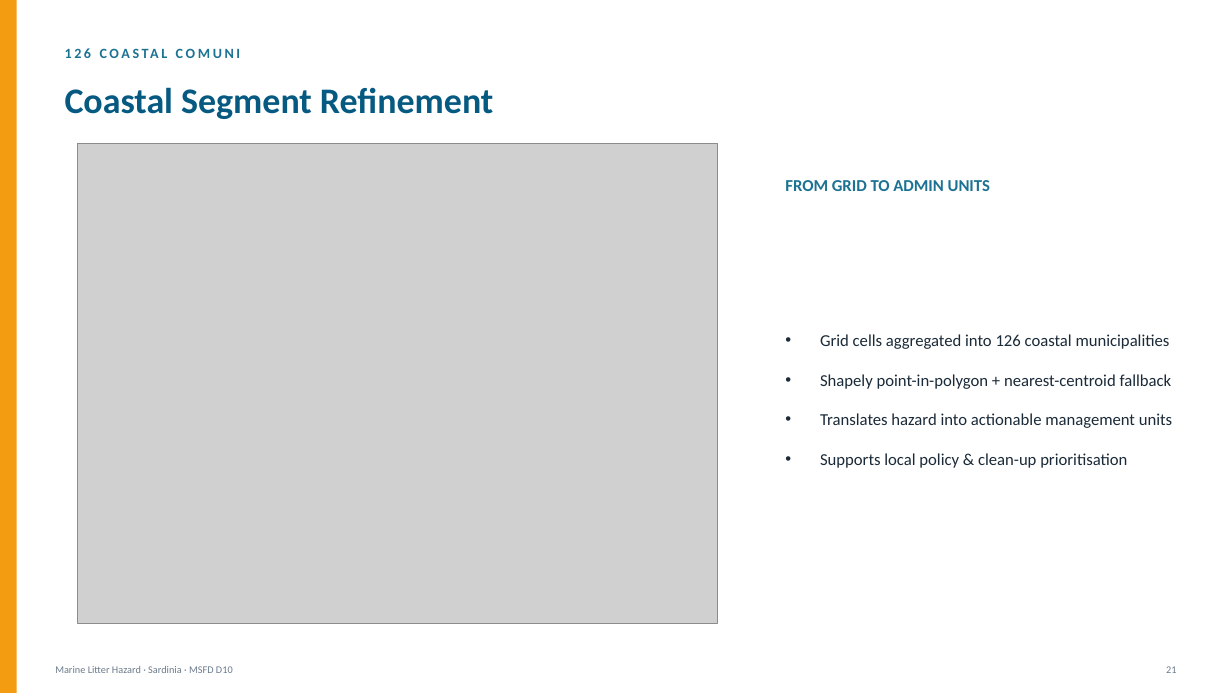
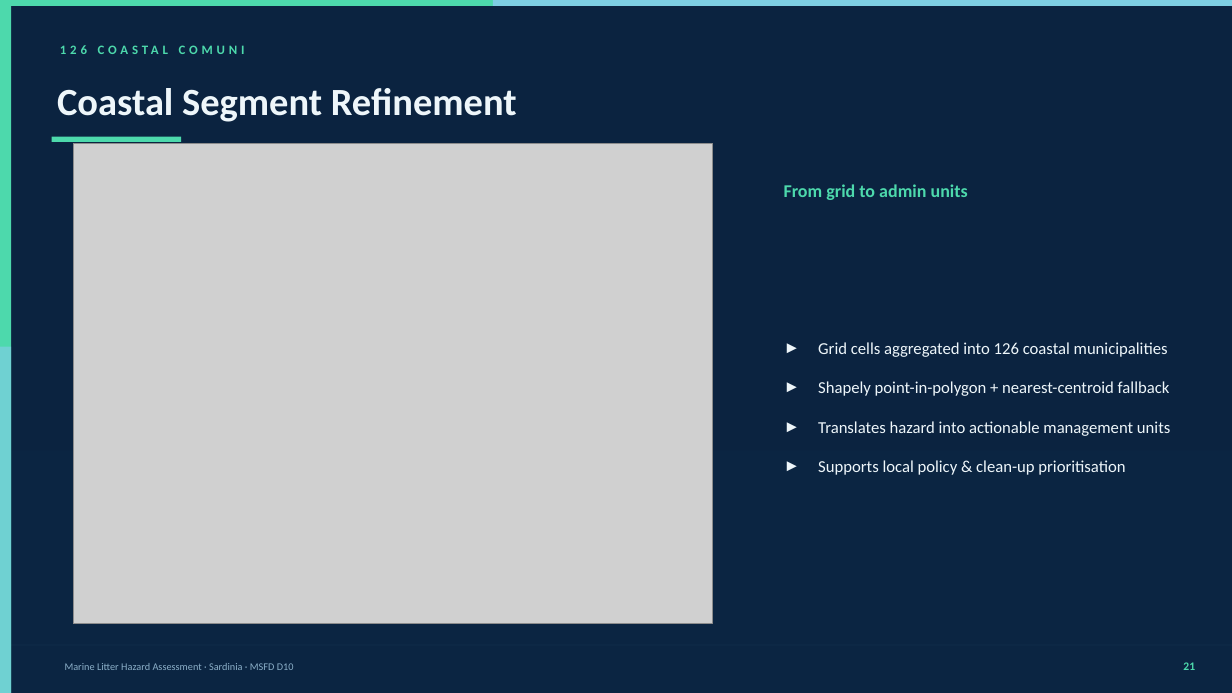
Before and after one commit to daniele22-u/hhe-labsardinia, a slide deck: slide 22 of Marine_Litter_Hazard_Sardinia.pptx. Drawn at 1232x693 pixels with LibreOffice and Linux fonts; fonts in the diff are those of the drawing; grey boxes stand for pictures. Boxes give left, top, right and bottom in pixels: in the first picture for what was removed or moved away, otherwise in the second. Text is boxed around its words. In the diff, an @@ line names an element or a change of style, - is before the commit and + after.

```diff
--- a/Marine_Litter_Hazard_Sardinia.pptx
+++ b/Marine_Litter_Hazard_Sardinia.pptx
@@ background #FFFFFF to #0B2340 @@
@@ rectangle: place and size @@
-rectangle at box(0, 0, 17, 693)
+rectangle at box(0, 6, 11, 693)
@@ rectangle at box(0, 6, 11, 693): fill #F39C12 to #4DD9AC @@
@@ rectangle added at box(0, 0, 1232, 6), fill #4DD9AC @@
@@ rectangle added at box(493, 0, 1232, 6), fill #7ECEE3 @@
@@ text "126 COASTAL COMUNI" at box(51, 35, 1160, 63): size 11 to 10 pt, text colour #1C7293 to #4DD9AC, letter spacing 2 to 3 pt @@
@@ text "Coastal Segment Refinement": place and size @@
-text "Coastal Segment Refinement" at box(65, 87, 493, 119)
+text "Coastal Segment Refinement" at box(57, 88, 517, 122)
@@ text "Coastal Segment Refinement" at box(57, 88, 517, 122): size 28 to 30 pt, text colour #065A82 to #EEF6FA @@
@@ rectangle added at box(52, 137, 181, 142), fill #4DD9AC @@
@@ picture: place and size @@
-picture at box(78, 143, 717, 624)
+picture at box(73, 143, 713, 624)
@@ text at box(784, 184, 968, 200): text changed; size 13 to 14 pt; text colour #1C7293 to #4DD9AC @@
-FROM GRID TO ADMIN UNITS
+From grid to admin units
@@ text "Grid cells aggregated into 126 ...": place and size @@
-text "Grid cells aggregated into 126 ..." at box(820, 334, 1172, 468)
+text "Grid cells aggregated into 126 ..." at box(818, 342, 1170, 475)
@@ text "Grid cells aggregated into 126 ..." at box(818, 342, 1170, 475): text colour #1A2A38 to #EEF6FA; bullet • to ► @@
@@ rectangle added at box(0, 347, 11, 693), fill #7ECEE3 at 70% opacity @@
@@ rectangle added at box(0, 451, 1232, 693), fill #0D2845 at 40% opacity @@
@@ rectangle added at box(0, 645, 1232, 645), fill #1E4060 @@
@@ text "21": place and size @@
-text "21" at box(1166, 666, 1176, 673)
+text "21" at box(1183, 662, 1195, 670)
@@ text "21" at box(1183, 662, 1195, 670): size 8 to 9 pt, text colour #6B7B8C to #4DD9AC, bold on @@
@@ text at box(65, 663, 294, 670): text changed; text colour #6B7B8C to #8BAFC8 @@
-Marine Litter Hazard · Sardinia · MSFD D10
+Marine Litter Hazard Assessment · Sardinia · MSFD D10
```
Also in this commit, not shown: 29 other slides changed, 2 other files.
